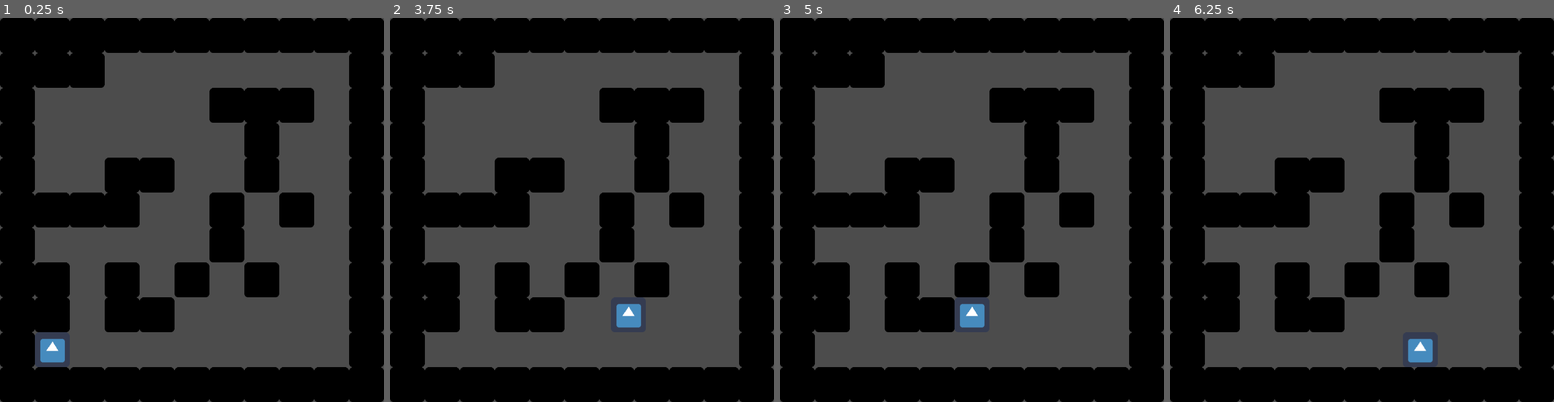
Above: before the commit, frames 1-4 (left to right).
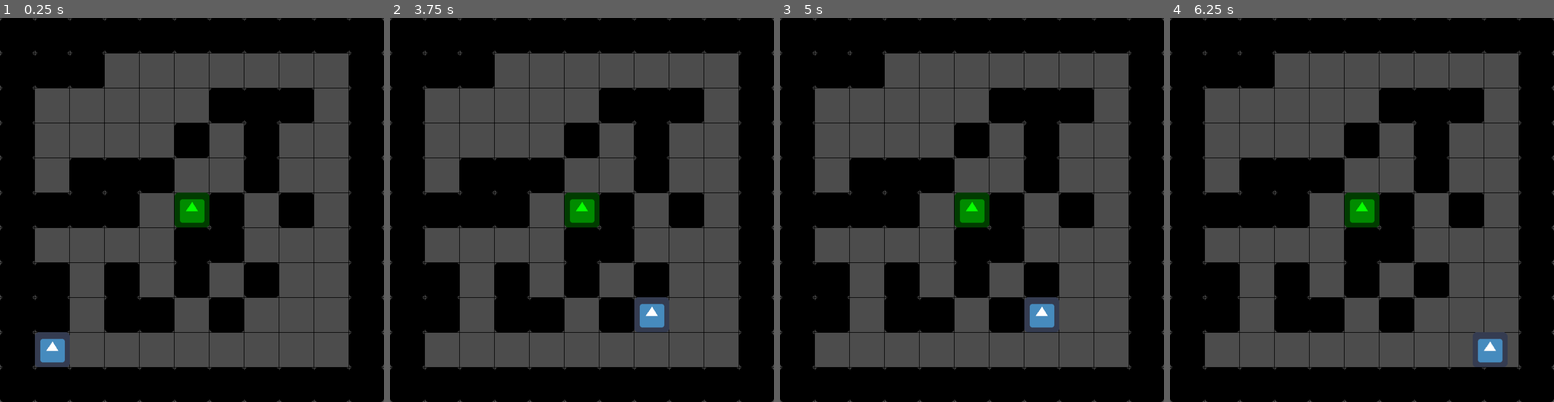
Above: after the commit, the same moments.

Repository: csuf-cpsc-254-03sp19/csuf-cpsc-254-03sp19-classroom-1-labyrinth-game
Game: Godot game, scene res://scenes/testscene.tscn
The game is run twice, just before and just after one commit, with the same random seed, the same clock (stepped at 60 frames per second) and the same inputs. The engine's default icon, where the game draws it, is replaced by a stand-in: a white triangle on a blue panel in a dark square.
Inputs:
- Up to frame 1 (0.25 s): no input
- Up to frame 2 (3.75 s): tap Enter at 0.5, 3.5 s; hold Right (ui_right) 0.53-1.28 s; hold Down (ui_down) 1.28-2.03 s; tap Space at 2 s; hold Right (ui_right) 2.03-2.78 s; hold Up (ui_up) 2.78-3.53 s; hold Left (ui_left) from 3.53 s (still down)
- Up to frame 3 (5 s): keep holding Left (ui_left)
- Up to frame 4 (6.25 s): tap Space at 5 s; release Left (ui_left) at 5.03 s; hold Down (ui_down) 5.03-5.78 s; tap Enter at 5.75 s; hold Right (ui_right) from 5.78 s (still down)

The runs differ from the first frame. In frame 1, 5.7% of the frame differs, in the area x 0-100%, y 0-100%; in frame 2, 6.2%; in frame 3, 6.5%; in frame 4, 6.5%.

Commit message:
Added Grid lines and first pass at goal system

Diff:
--- a/LabyrinthGame/Scripts/level/TileMap.gd
+++ b/LabyrinthGame/Scripts/level/TileMap.gd
@@ -20,7 +20,7 @@
 		var rand = randf()*11+1
 		# check if location is a designated to player, ai, or goal
 		if(gridSet[i] != playerLocation && gridSet[i] != aiLocation && gridSet[i] != goalLocation):
-			if(rand < 6):
+			if(rand < 7):
 				set_cellv(gridSet[i], 0)
 
 	pass
--- a/LabyrinthGame/Scripts/player/player.gd
+++ b/LabyrinthGame/Scripts/player/player.gd
@@ -8,6 +8,7 @@
 var last_position = self.position
 var target_position = self.position
 var movedir = Vector2(0,0)
+var goalPosition = Vector2(64, 128)
 
 func _ready():
 	# Snaps player to the grid
@@ -37,19 +38,23 @@
 
 func _process(delta):
 	# records the current positon of the player when idle and checks what direction the player wants to move
-	if (position == target_position):
-		get_movedir()
-		last_position = position
-		target_position += movedir * tile_size
+	if(self.position != goalPosition):
+		if (position == target_position):
+			get_movedir()
+			last_position = position
+			target_position += movedir * tile_size
 
+		else:
+			#if the player wants to move in a direction that has a wall, sets the position back to its last position
+			if(ray.is_colliding()):
+				target_position = last_position
+
+			# otherwise move the player to the new location
+			else:
+				position += speed * movedir * delta
+				var distance = (position - last_position).abs().length()
+				if(distance > tile_size - speed * delta):
+					position = target_position
 	else:
-		#if the player wants to move in a direction that has a wall, sets the position back to its last position
-		if(ray.is_colliding()):
-			target_position = last_position
-
-		# otherwise move the player to the new location
-		else:
-			position += speed * movedir * delta
-			var distance = (position - last_position).abs().length()
-			if(distance > tile_size - speed * delta):
-				position = target_position
+		var label = find_node("Label")
+		label.show()
--- /dev/null
+++ b/LabyrinthGame/scenes/DrawGrid.gd
@@ -0,0 +1,18 @@
+extends Node2D
+
+onready var tilemap_rect = get_parent().get_used_rect()
+onready var tilemap_cell_size = get_parent().cell_size
+onready var color = Color(0.0, 0.0, 0.0)
+
+func _ready():
+	position = tilemap_rect.position * tilemap_cell_size
+	set_process(true)
+
+func _process(delta):
+	update()
+
+func _draw():
+	for y in range(0, tilemap_rect.size.y):
+		draw_line(Vector2(0, y * tilemap_cell_size.y), Vector2(tilemap_rect.size.x * tilemap_cell_size.x, y * tilemap_cell_size.y), color)
+	for x in range(0, tilemap_rect.size.x):
+		draw_line(Vector2(x * tilemap_cell_size.x, 0), Vector2(x * tilemap_cell_size.x, tilemap_rect.size.y * tilemap_cell_size.y), color)
--- /dev/null
+++ b/LabyrinthGame/scenes/goal.gd
@@ -0,0 +1,7 @@
+extends Sprite
+
+var tile_size = 64
+
+func _ready():
+	position = self.position.snapped(Vector2(tile_size, tile_size))
+	pass
--- a/LabyrinthGame/scenes/testscene.tscn
+++ b/LabyrinthGame/scenes/testscene.tscn
@@ -1,9 +1,11 @@
-[gd_scene load_steps=5 format=2]
+[gd_scene load_steps=7 format=2]
 
 [ext_resource path="res://tileset.res" type="TileSet" id=1]
 [ext_resource path="res://Scripts/level/TileMap.gd" type="Script" id=2]
-[ext_resource path="res://images/icon.png" type="Texture" id=3]
-[ext_resource path="res://Scripts/player/player.gd" type="Script" id=4]
+[ext_resource path="res://scenes/DrawGrid.gd" type="Script" id=3]
+[ext_resource path="res://images/icon.png" type="Texture" id=4]
+[ext_resource path="res://scenes/goal.gd" type="Script" id=5]
+[ext_resource path="res://Scripts/player/player.gd" type="Script" id=6]
 
 [node name="Node2D" type="Node2D" index="0"]
 
@@ -31,16 +33,27 @@
 script = ExtResource( 2 )
 _sections_unfolded = [ "Cell", "Transform" ]
 
-[node name="player" type="Sprite" parent="." index="1"]
+[node name="Node2D" type="Node2D" parent="TileMap" index="0"]
+
+script = ExtResource( 3 )
+
+[node name="goal" type="Sprite" parent="." index="1"]
+
+modulate = Color( 0.125, 1, 0, 1 )
+self_modulate = Color( 0.195313, 1, 0, 1 )
+position = Vector2( 95.8495, 159.316 )
+texture = ExtResource( 4 )
+centered = false
+script = ExtResource( 5 )
+_sections_unfolded = [ "Offset", "Visibility" ]
+
+[node name="player" type="Sprite" parent="." index="2"]
 
 position = Vector2( -185.39, 374.121 )
-texture = ExtResource( 3 )
+texture = ExtResource( 4 )
 centered = false
-script = ExtResource( 4 )
+script = ExtResource( 6 )
 _sections_unfolded = [ "Offset", "Transform" ]
-__meta__ = {
-"_edit_group_": true
-}
 
 [node name="RayCast2D" type="RayCast2D" parent="player" index="0"]
 
@@ -50,6 +63,28 @@
 cast_to = Vector2( 0, 50 )
 collision_mask = 1
 _sections_unfolded = [ "Transform" ]
-__meta__ = {
-"_edit_group_": true
-}
+
+[node name="Label" type="Label" parent="player" index="1"]
+
+visible = false
+anchor_left = 0.0
+anchor_top = 0.0
+anchor_right = 0.0
+anchor_bottom = 0.0
+margin_left = -99.0
+margin_top = -119.0
+margin_right = 159.0
+margin_bottom = 81.0
+rect_pivot_offset = Vector2( 0, 0 )
+rect_clip_content = false
+mouse_filter = 2
+mouse_default_cursor_shape = 0
+size_flags_horizontal = 1
+size_flags_vertical = 2
+text = "YOU WIN!"
+align = 1
+valign = 1
+percent_visible = 1.0
+lines_skipped = 0
+max_lines_visible = -1
+_sections_unfolded = [ "custom_fonts" ]
